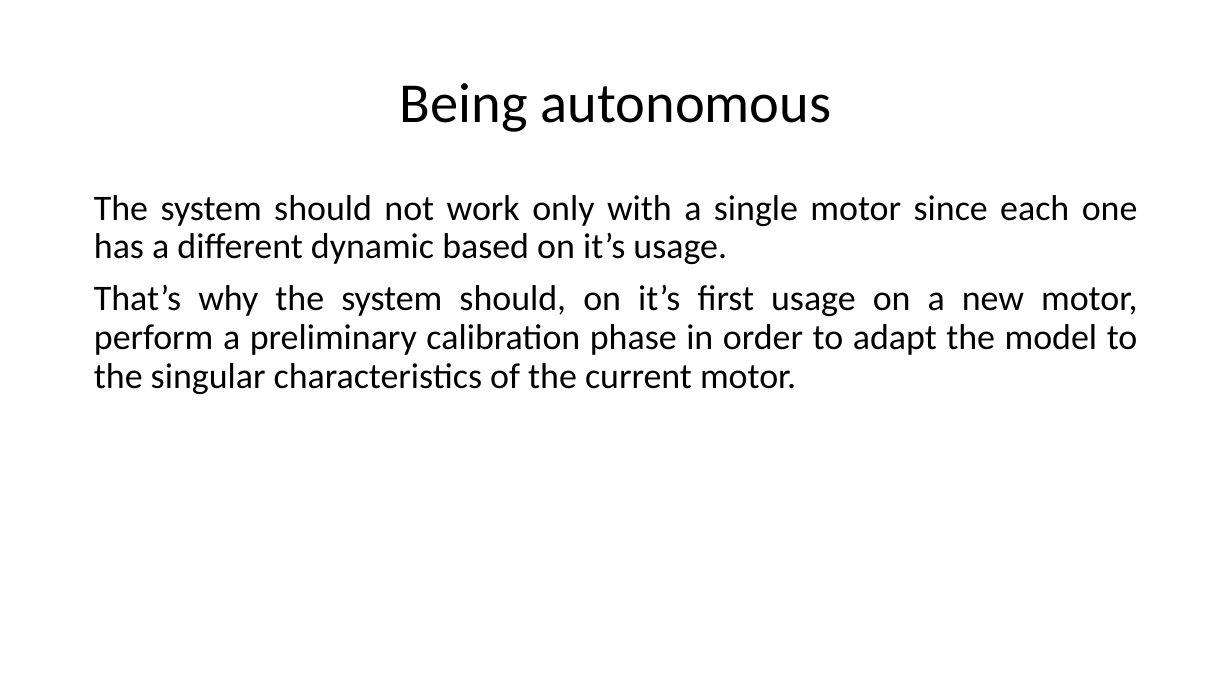
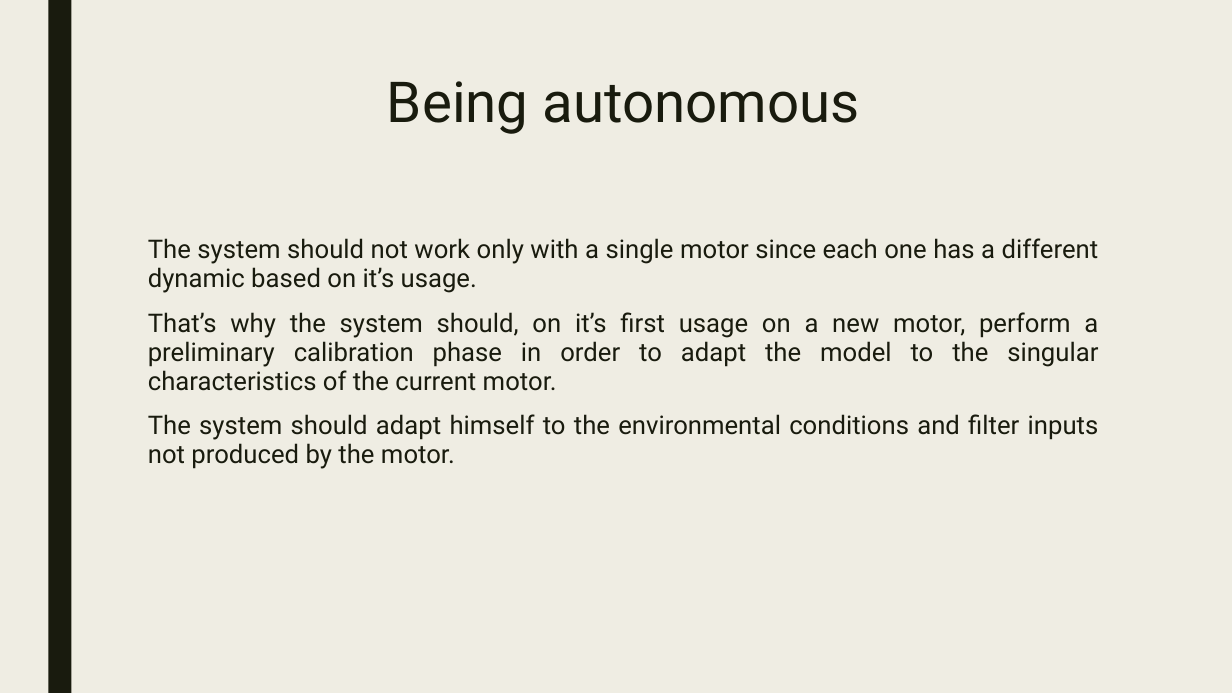
Before and after one commit to urzino/FanMonitoringBlueCoin, a slide deck: slide 9 of Pervasive_presentation_Milestone1_group8.pptx. Drawn at 1232x693 pixels with LibreOffice and Linux fonts; fonts in the diff are those of the drawing. Boxes give left, top, right and bottom in pixels: in the first picture for what was removed or moved away, otherwise in the second. Text is boxed around its words. In the diff, an @@ line names an element or a change of style, - is before the commit and + after.

```diff
--- a/Pervasive_presentation_Milestone1_group8.pptx
+++ b/Pervasive_presentation_Milestone1_group8.pptx
@@ background #FFFFFF to #EFEDE3 @@
@@ rectangle added at (48,0,71,693), fill #191B0E @@
@@ title "Being autonomous": place and size @@
-title "Being autonomous" at (400,83,832,132)
+title "Being autonomous" at (387,81,860,134)
@@ title "Being autonomous" at (387,81,860,134): font Calibri to Roboto, text colour #000000 to #191B0E; line spacing 0.9 to 0.89; vertical alignment middle to top @@
@@ text "The system should not work ...": place and size @@
-text "The system should not work ..." at (94,195,1138,394)
+text "The system should not work ..." at (148,238,1099,469)
@@ text at (148,238,1099,391): size 28 to 20 pt, font Calibri to Roboto, text colour #000000 to #191B0E in "The system should not work only with ...", "That’s why the system should, on it’s ..."; line spacing 0.9 to 0.94; more space between paragraphs @@
@@ text at (148,414,1099,469): paragraph added @@
+The system should adapt himself to the environmental conditions and filter inputs not produced by the motor.
```
Also in this commit, not shown: 10 other slides changed.
